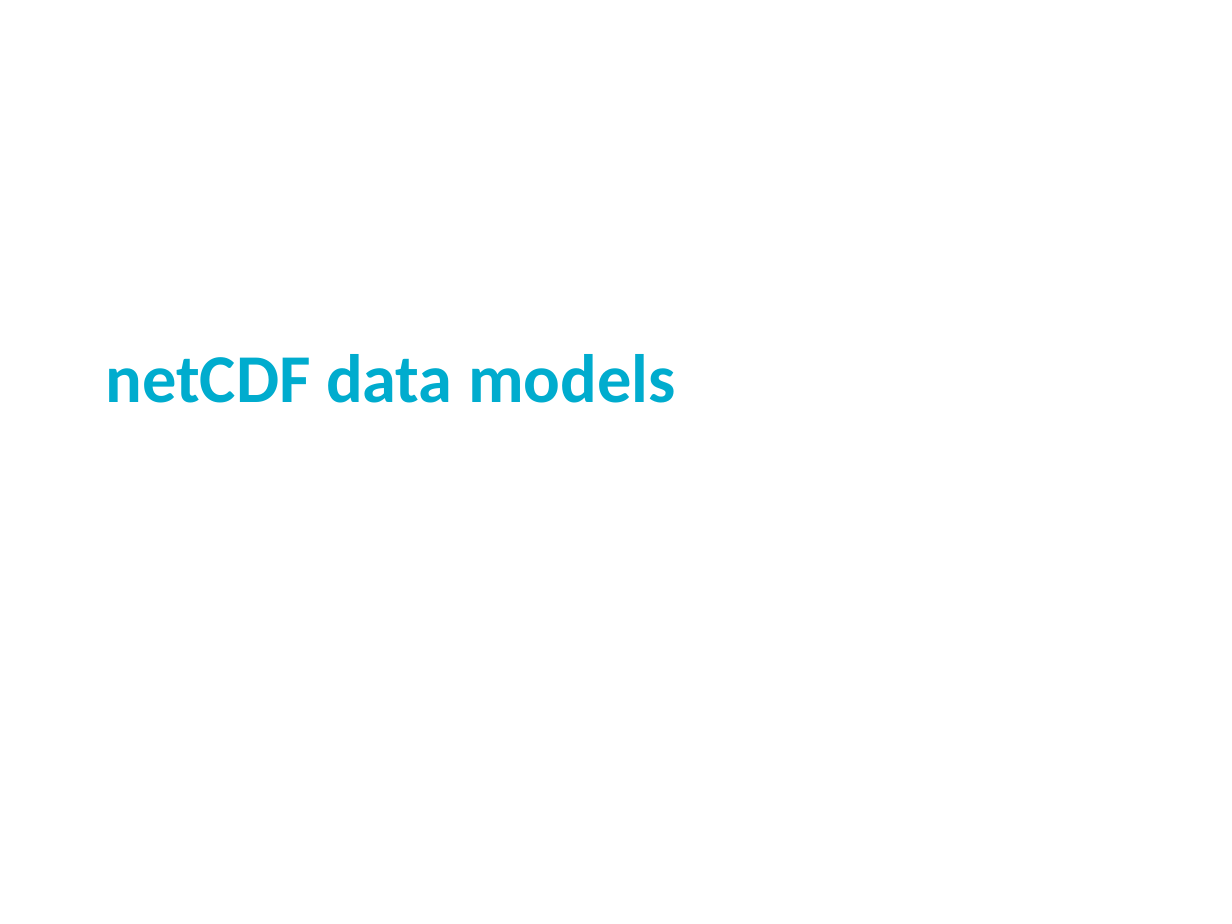
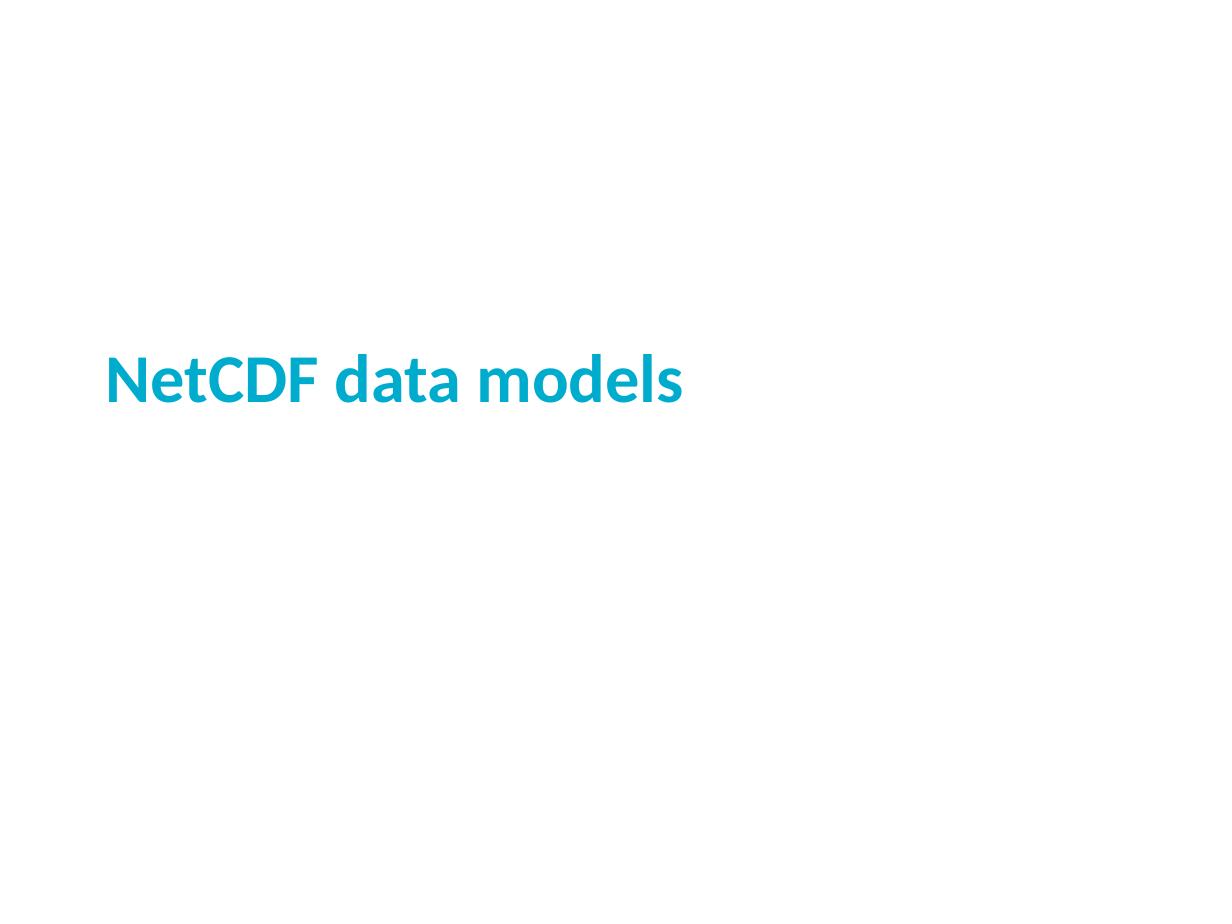
Before and after one commit to Unidata/python-workshop, a slide deck: slide 17 of presentations/netcdf-intro.pptx. Drawn at 1232x924 pixels with LibreOffice and Linux fonts; fonts in the diff are those of the drawing; background and template pictures are left out. Boxes give left, top, right and bottom in pixels: in the first picture for what was removed or moved away, otherwise in the second. Text is boxed around its words. In the diff, an @@ line names an element or a change of style, - is before the commit and + after.

```diff
--- a/presentations/netcdf-intro.pptx
+++ b/presentations/netcdf-intro.pptx
@@ title at (x1=106, y1=354, x2=684, y2=403): text changed @@
-netCDF data models
+NetCDF data models
```
Also in this commit, not shown: 16 other slides changed, 1 other file.
